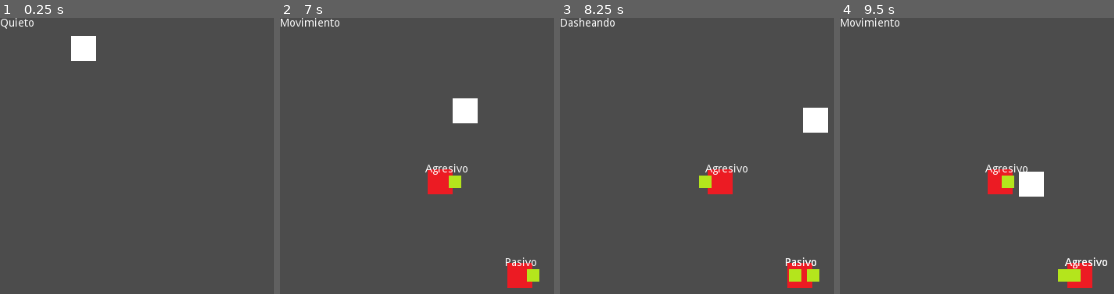
Above: before the commit, frames 1-4 (left to right).
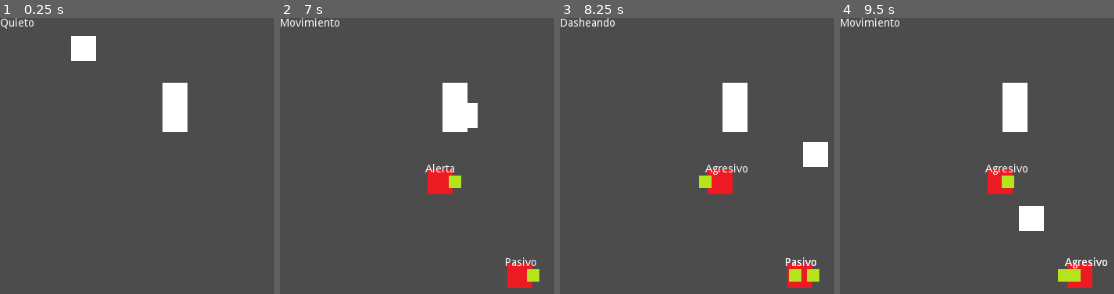
Above: after the commit, the same moments.

Repository: Metecko/Conejo-Magico
Game: Godot game, scene res://escenas/Principal.tscn
The game is run twice, just before and just after one commit, with the same random seed, the same clock (stepped at 60 frames per second) and the same inputs.
Inputs (mouse positions are in pixels of both pictures, inside the frame that each line leads up to):
- Up to frame 1 (0.25 s): no input
- Up to frame 2 (7 s): tap Enter at 0.5 s; move the mouse to (outside the picture) at 0.52 s; hold Right (ui_right) 0.53-1.28 s; hold Space (bastonazo) 0.53-1.28 s; move the mouse to (521, 274) at 1.27 s; hold Down (ui_down) 1.28-2.03 s; right-click (521, 274) at 1.35 s; move the mouse to (outside the picture) at 2.02 s; hold Right (ui_right) 2.03-2.78 s; tap Shift (dash) at 2.1, 5.1 s; move the mouse to (outside the picture) at 2.77 s; hold Up (ui_up) 2.78-3.53 s; click (outside the picture) at 2.85 s; move the mouse to (outside the picture) at 3.52 s; hold Space (bastonazo) 3.53-4.28 s; hold Left (ui_left) 3.53-5.03 s; move the mouse to (438, 180) at 4.27 s; right-click (438, 180) at 4.35 s; move the mouse to (outside the picture) at 5.02 s; hold Down (ui_down) 5.03-5.78 s; move the mouse to (outside the picture) at 5.77 s; hold Right (ui_right) 5.78-6.53 s; click (outside the picture) at 5.85 s; move the mouse to (outside the picture) at 6.52 s; hold Up (ui_up) from 6.53 s (still down); hold Space (bastonazo) from 6.53 s (still down)
- Up to frame 3 (8.25 s): move the mouse to (801, 274) at 7.27 s; release Up (ui_up) at 7.28 s; release Space (bastonazo) at 7.28 s; hold Right (ui_right) 7.28-8.03 s; right-click (801, 274) at 7.35 s; move the mouse to (outside the picture) at 8.02 s; hold Down (ui_down) from 8.03 s (still down); tap Shift (dash) at 8.1 s
- Up to frame 4 (9.5 s): move the mouse to (outside the picture) at 8.77 s; release Down (ui_down) at 8.78 s; hold Left (ui_left) from 8.78 s (still down); click (outside the picture) at 8.85 s

The runs differ from the first frame. In frame 1, 1.7% of the frame differs, in the area x 59-69%, y 23-42%; in frame 2, 1.6%; in frame 3, 3.4%, in the area x 59-98%, y 23-54%; in frame 4, 3.4%.

Commit message:
actualizado

Diff:
--- a/entidades/enemigos/creep/estados/Agresivo.gd
+++ b/entidades/enemigos/creep/estados/Agresivo.gd
@@ -6,7 +6,7 @@
 var es_jugador = false
 
 func actualizar():
-
+	print(mirar_target())
 	if mirar_target():
 		return
 	else:
@@ -18,5 +18,7 @@
 	observado = perspectiva.get_collider()
 	if observado.name == "Jugador":
 		es_jugador = true
+	else:
+		es_jugador = false
 
 	return es_jugador
--- a/entidades/enemigos/creep/estados/Alerta.gd
+++ b/entidades/enemigos/creep/estados/Alerta.gd
@@ -17,5 +17,7 @@
 	observado = perspectiva.get_collider()
 	if observado.name == "Jugador":
 		es_jugador = true
+	else:
+		es_jugador = false
 
 	return es_jugador
--- a/escenas/Principal.tscn
+++ b/escenas/Principal.tscn
@@ -1,10 +1,19 @@
-[gd_scene load_steps=3 format=2]
+[gd_scene load_steps=4 format=2]
 
 [ext_resource path="res://entidades/enemigos/Enemigos.tscn" type="PackedScene" id=1]
 [ext_resource path="res://entidades/jugador/Jugador.tscn" type="PackedScene" id=2]
+[ext_resource path="res://entidades/obstaculos/Obstaculo.tscn" type="PackedScene" id=3]
 
 [node name="Node2D" type="Node2D"]
 
 [node name="Jugador" parent="." instance=ExtResource( 2 )]
 
 [node name="Enemigos" parent="." instance=ExtResource( 1 )]
+
+[node name="KinematicBody2D" parent="." instance=ExtResource( 3 )]
+position = Vector2( 224.2, 130.15 )
+collision_layer = 4
+collision_mask = 4
+
+[node name="KinematicBody2D" parent="KinematicBody2D" instance=ExtResource( 3 )]
+position = Vector2( 0, -31.3501 )
